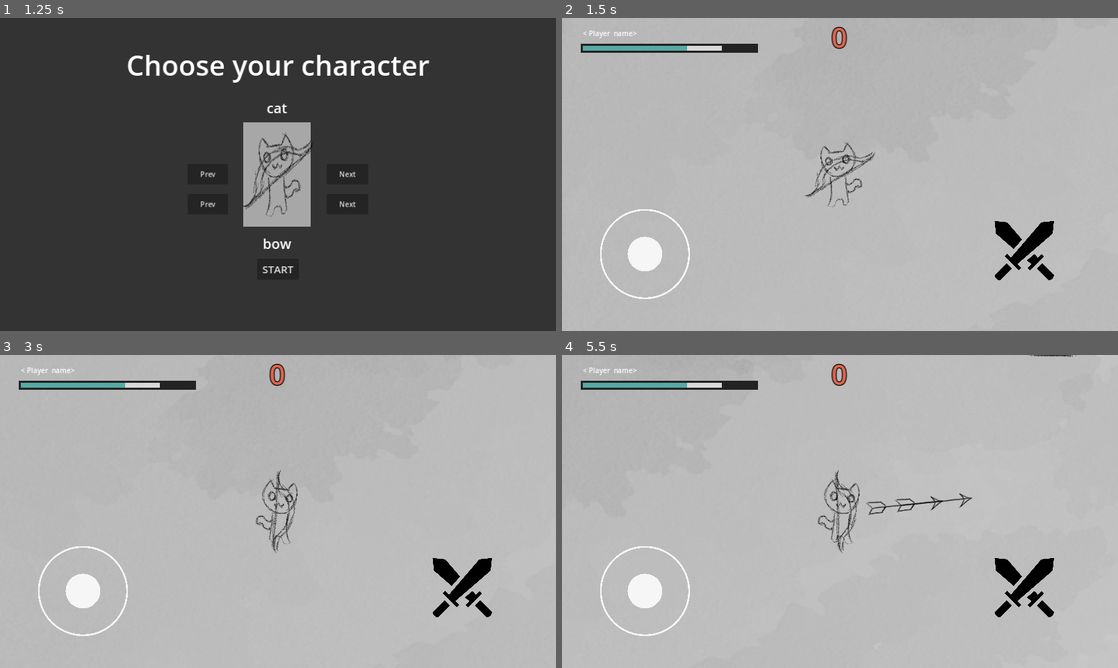
Above: before the commit, frames 1-4 (two rows, left to right).
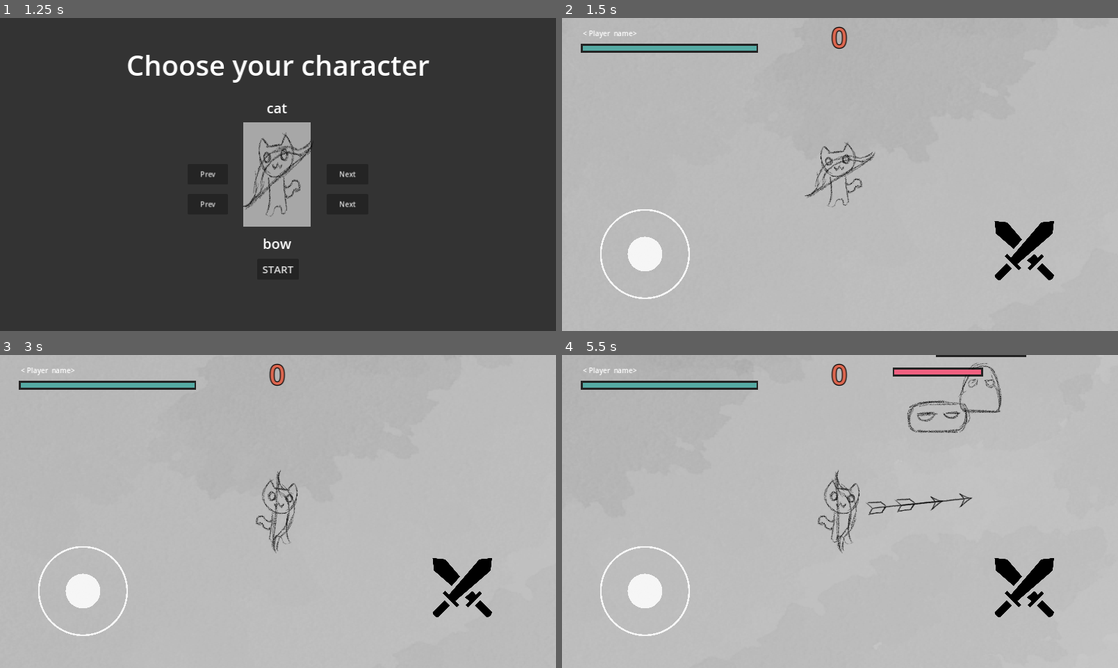
Above: after the commit, the same moments.

Repository: Vented5/DungeonHunters
Game: Godot game, scene res://title_screen/title_screen.tscn
The game is run twice, just before and just after one commit, with the same random seed, the same clock (stepped at 60 frames per second) and the same inputs.
Inputs (mouse positions are in pixels of both pictures, inside the frame that each line leads up to):
- Up to frame 1 (1.25 s): click "Start" at 0.5 s
- Up to frame 2 (1.5 s): click "START" at 1.25 s
- Up to frame 3 (3 s): click (83, 589) at 2 s; tap Enter at 2.75 s; move the mouse to (400, 495) at 2.77 s; hold D (move_right) from 2.78 s (still down); hold Space (attack) from 2.78 s (still down)
- Up to frame 4 (5.5 s): move the mouse to (728, 527) at 3.52 s; release D (move_right) at 3.53 s; release Space (attack) at 3.53 s; hold S (move_down) 3.53-4.28 s; tap Space (attack) at 3.6, 5.1 s; move the mouse to (895, 442) at 4.27 s; hold D (move_right) 4.28-5.03 s; hold Space (attack) 4.28-5.03 s; move the mouse to (812, 574) at 5.02 s; hold W (move_up) from 5.03 s (still down)

Frame 1 is identical in both runs. In frame 2, 0.2% of the frame differs, in the area x 22-35%, y 8-11%; in frame 3, 0.2%; in frame 4, 1.4%, in the area x 22-93%, y 0-26%.

Commit message:
scene(player/main):Player hitbox working and syncronized with HUD healthbar. Also slimes overlaping fixed.

Diff:
--- a/main.gd
+++ b/main.gd
@@ -6,10 +6,13 @@
 
 func _ready():
 	$Slime_timer.start()
-
+	$HUD/HealthBar.init_health($Player.health)
 
 func new_game():
 	score = 0
+
+func game_over():
+	pass
 
 func _on_slime_timer_timeout():
 	var slime = slime_scene.instantiate()
@@ -22,3 +25,10 @@
 func _on_slime_died():
 	score += 100
 	$HUD/Score.text = str(score)
+
+
+func _on_player_hit() -> void:
+	$HUD/HealthBar.health = $Player.health
+
+func _on_player_die() -> void:
+	$Slime_timer.stop()
--- a/main.tscn
+++ b/main.tscn
@@ -37,6 +37,8 @@
 
 [node name="Player" parent="." instance=ExtResource("3_kvypv")]
 position = Vector2(640, 360)
+health = 12
+speed = 300
 
 [node name="Camera2D" type="Camera2D" parent="Player"]
 scale = Vector2(0.942599, 1.06142)
@@ -94,4 +96,6 @@
 offset_bottom = 47.0
 text = "< Player  name>"
 
+[connection signal="die" from="Player" to="." method="_on_player_die"]
+[connection signal="hit" from="Player" to="." method="_on_player_hit"]
 [connection signal="timeout" from="Slime_timer" to="." method="_on_slime_timer_timeout"]
--- a/player/player.gd
+++ b/player/player.gd
@@ -1,8 +1,11 @@
 extends CharacterBody2D
 @onready var joystick
 
-var speed = 300
+@export var health = 12
+@export var speed = 300
 var direction = Vector2.ZERO
+signal hit
+signal die
 
 func _ready():
 	#weapon = weapon_scene.instantiate()
@@ -50,3 +53,14 @@
 	elif direction.x < 0:  # Izquierda
 		$Sprite2D.flip_h = false
 		#weapon.scale.x = -abs(weapon.scale.x)
+
+
+func _on_area_2d_body_entered(body: Node2D) -> void:
+	health -= 1
+	hit.emit()
+	if health <= 0:
+		queue_free()
+		#self.visible = false
+		#$Area2D.collision_mask = 0
+		die.emit()
+	print("Slime contact")
--- a/player/player.tscn
+++ b/player/player.tscn
@@ -1,19 +1,36 @@
-[gd_scene load_steps=4 format=3 uid="uid://qiw2xgc314o0"]
+[gd_scene load_steps=5 format=3 uid="uid://qiw2xgc314o0"]
 
 [ext_resource type="Script" path="res://player/player.gd" id="1_lrge0"]
 [ext_resource type="Texture2D" uid="uid://btla6w4q5qyeo" path="res://art/cat.png" id="2_7d6wy"]
 
 [sub_resource type="RectangleShape2D" id="RectangleShape2D_3hfim"]
-size = Vector2(124, 149)
+size = Vector2(127, 138)
+
+[sub_resource type="CapsuleShape2D" id="CapsuleShape2D_8bynm"]
+radius = 16.0
+height = 102.0
 
 [node name="Player" type="CharacterBody2D"]
-collision_mask = 2
+collision_layer = 0
+collision_mask = 0
 script = ExtResource("1_lrge0")
 
 [node name="Sprite2D" type="Sprite2D" parent="."]
 texture = ExtResource("2_7d6wy")
 
 [node name="CollisionShape2D" type="CollisionShape2D" parent="."]
+visible = false
 position = Vector2(1, -0.5)
 shape = SubResource("RectangleShape2D_3hfim")
 debug_color = Color(0.209424, 0.627019, 0.376233, 0.42)
+
+[node name="Area2D" type="Area2D" parent="."]
+collision_layer = 0
+collision_mask = 2
+
+[node name="CollisionShape2D" type="CollisionShape2D" parent="Area2D"]
+scale = Vector2(1, 1.04)
+shape = SubResource("CapsuleShape2D_8bynm")
+debug_color = Color(0.209424, 0.627019, 0.376233, 0.42)
+
+[connection signal="body_entered" from="Area2D" to="." method="_on_area_2d_body_entered"]
--- a/slime/slime.gd
+++ b/slime/slime.gd
@@ -3,7 +3,7 @@
 signal slime_died
 
 var health = 10 : set = _set_health
-var speed = 0
+var speed = 100
 var direction
 @onready var healthbar = $HealthBar
 
@@ -11,11 +11,13 @@
 	health = 2
 	healthbar.init_health(health)
 	$AnimatedSprite2D.play("move")
-
+	direction = randf()
 
 func _process(delta):
 	var player = get_parent().get_node("Player")
-	direction = get_angle_to(player.position)
+	if player:
+		direction = get_angle_to(player.position)
+
 	velocity = Vector2(speed, 0.0).rotated(direction)
 	move_and_slide()
 
@@ -38,6 +40,7 @@
 	#self._set_health(value)
 	health = value
 	if health <= 0:
+		self.collision_layer = 0
 		queue_free()
 		emit_signal("slime_died")
 
--- a/slime/slime.tscn
+++ b/slime/slime.tscn
@@ -50,9 +50,12 @@
 [sub_resource type="StyleBoxFlat" id="StyleBoxFlat_h5hek"]
 bg_color = Color(0.946077, 0.37846, 0.502969, 1)
 
+[sub_resource type="RectangleShape2D" id="RectangleShape2D_xiy3v"]
+size = Vector2(13.8318, 14.7751)
+
 [node name="Slime" type="CharacterBody2D"]
 collision_layer = 2
-collision_mask = 4
+collision_mask = 2
 script = ExtResource("1_a1gr5")
 
 [node name="AnimatedSprite2D" type="AnimatedSprite2D" parent="."]
@@ -82,5 +85,11 @@
 offset_bottom = -73.0
 theme_override_styles/fill = SubResource("StyleBoxFlat_h5hek")
 
+[node name="CollisionShape2D" type="CollisionShape2D" parent="."]
+position = Vector2(-1, 1.90735e-06)
+scale = Vector2(7.13335, 6.66891)
+shape = SubResource("RectangleShape2D_xiy3v")
+debug_color = Color(0.983669, 0, 0.350869, 0.42)
+
 [connection signal="area_entered" from="Area2D" to="." method="_on_area_2d_area_entered"]
 [connection signal="body_entered" from="Area2D" to="." method="_on_area_2d_body_entered"]
Not shown: 1 places in slime/slime.tscn that only renumber resources
